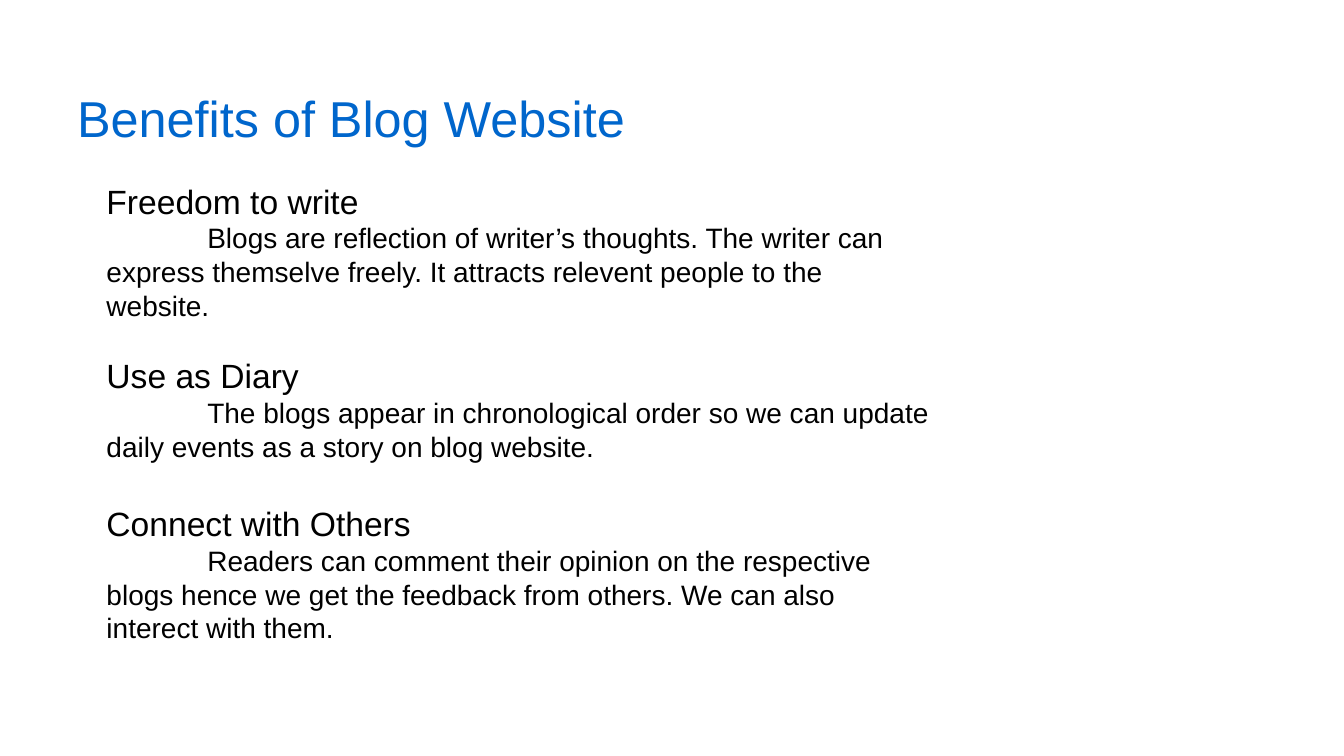
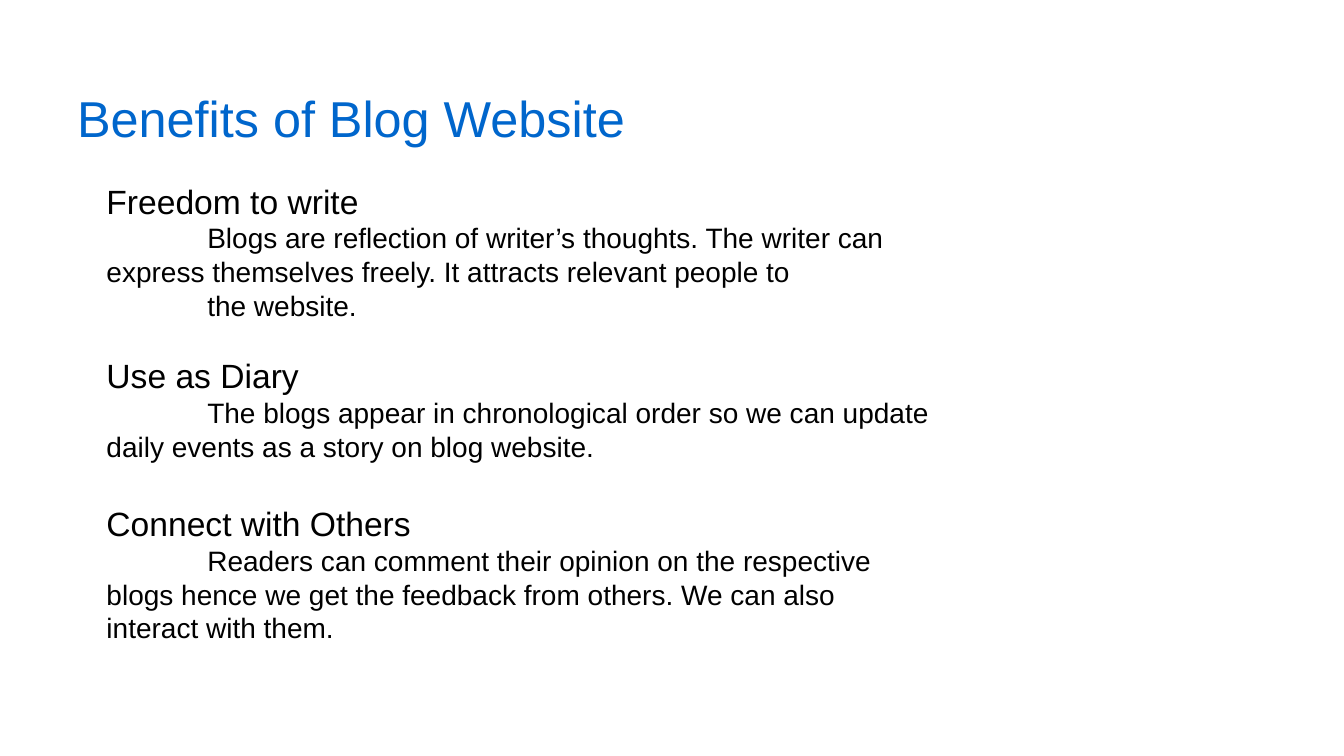
Before and after one commit to Akashdeep-Soni/college-work, a slide deck: slide 14 of College Project/Blog Website with Database/Mini Project Presentation.pptx (slide 13 before the commit). Drawn at 1344x756 pixels with LibreOffice and Linux fonts; fonts in the diff are those of the drawing; background and template pictures are left out. Boxes give left, top, right and bottom in pixels: in the first picture for what was removed or moved away, otherwise in the second. Text is boxed around its words. In the diff, an @@ line names an element or a change of style, - is before the commit and + after.

```diff
--- a/College Project/Blog Website with Database/Mini Project Presentation.pptx
+++ b/College Project/Blog Website with Database/Mini Project Presentation.pptx
@@ text at (106, 227, 883, 317): text changed @@
-Blogs are reflection of writer’s thoughts. The writer can express themselve freely. It attracts relevent people to the website.
+Blogs are reflection of writer’s thoughts. The writer can express themselves freely. It attracts relevant people to
+the website.
@@ text at (106, 550, 871, 639): text changed @@
-Readers can comment their opinion on the respective blogs hence we get the feedback from others. We can also interect with them.
+Readers can comment their opinion on the respective blogs hence we get the feedback from others. We can also interact with them.
```
Also in this commit, not shown: 4 other slides changed, 1 slide added.
